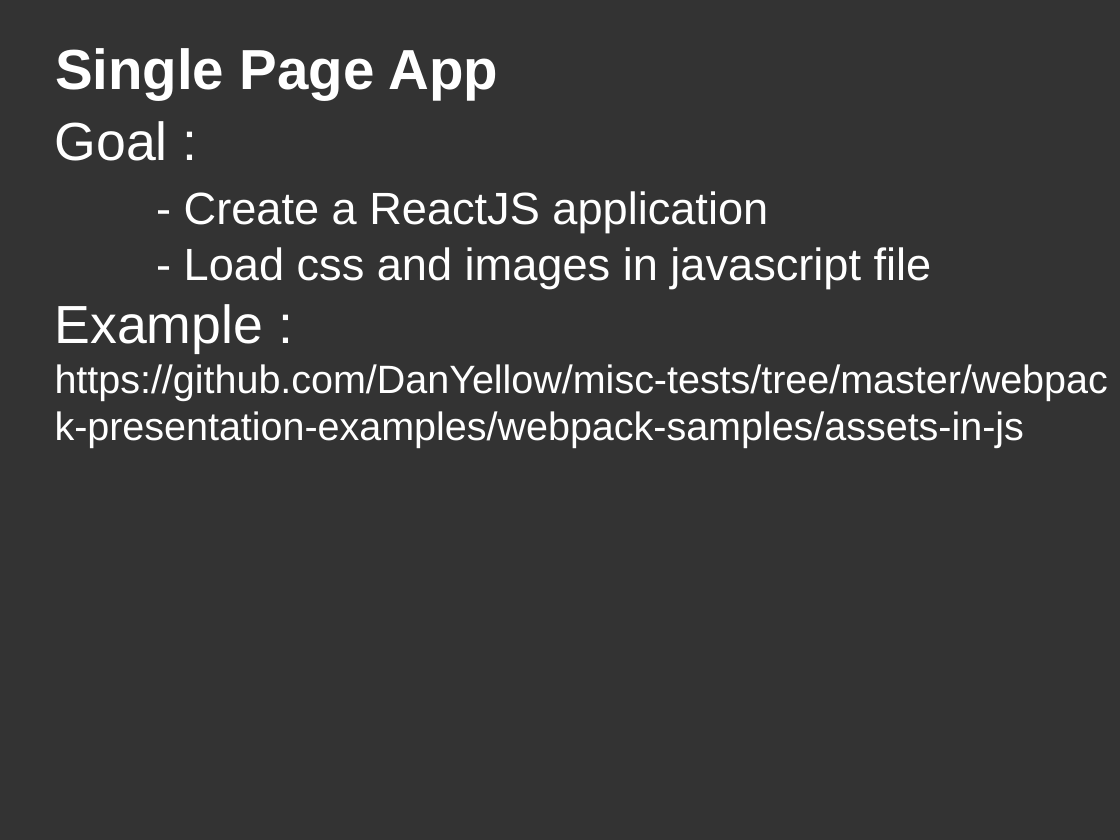
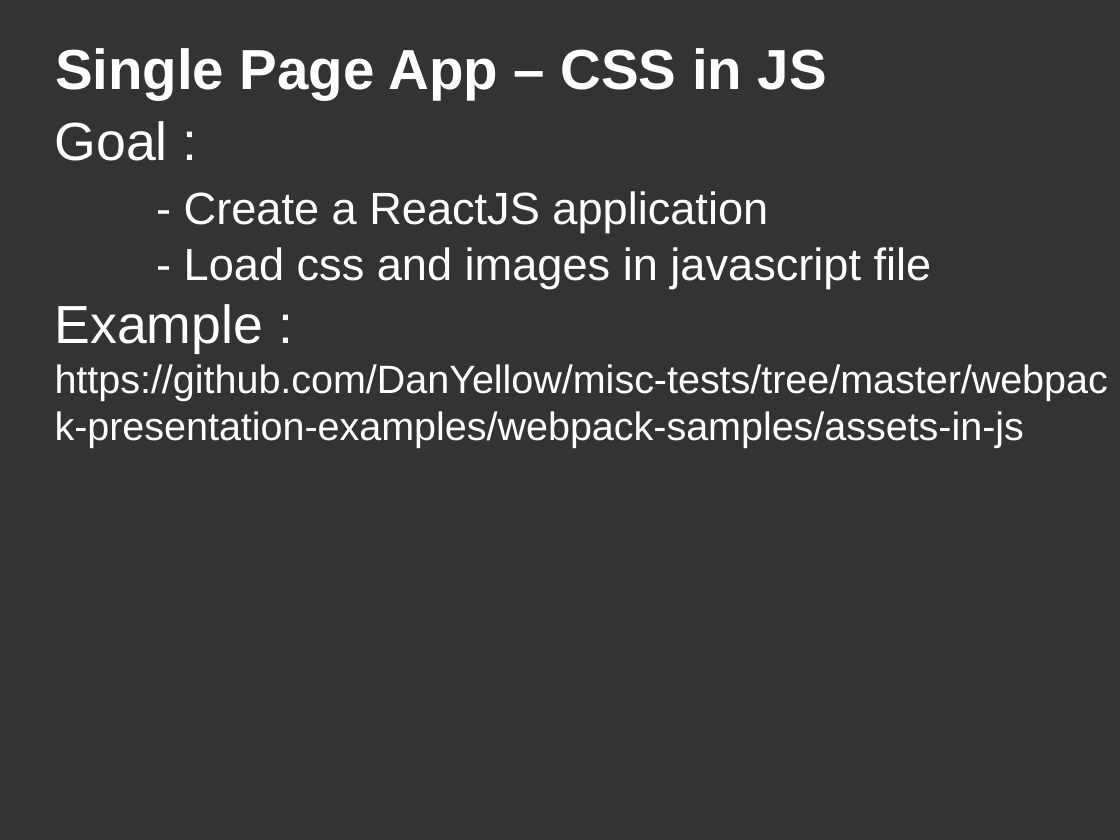
Before and after one commit to DanYellow/misc-tests, a slide deck: slide 45 of webpack-presentation-examples/webpack-presentation.odp. Drawn at 1120x840 pixels with LibreOffice and Linux fonts; fonts in the diff are those of the drawing. Boxes give left, top, right and bottom in pixels: in the first picture for what was removed or moved away, otherwise in the second. Text is boxed around its words. In the diff, an @@ line names an element or a change of style, - is before the commit and + after.

```diff
--- a/webpack-presentation-examples/webpack-presentation.odp
+++ b/webpack-presentation-examples/webpack-presentation.odp
@@ title at [55,48,827,100]: text changed @@
-Single Page App
+Single Page App – CSS in JS
```
Also in this commit, not shown: 6 other slides changed, 2 other files.
